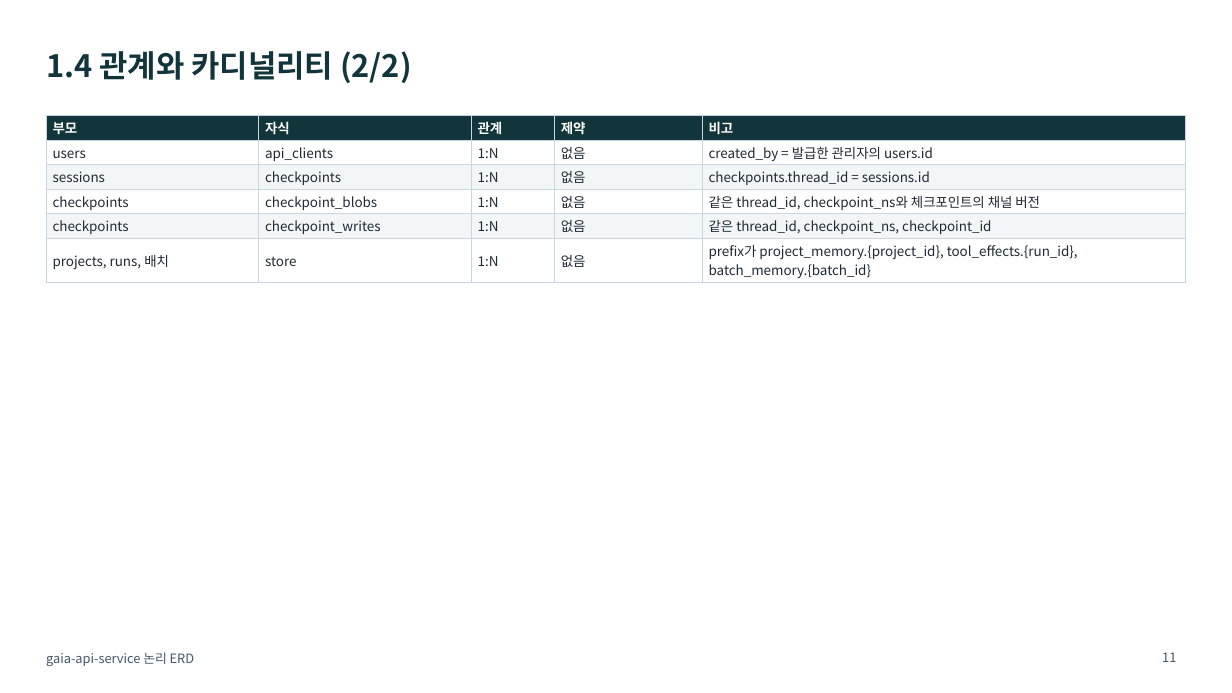
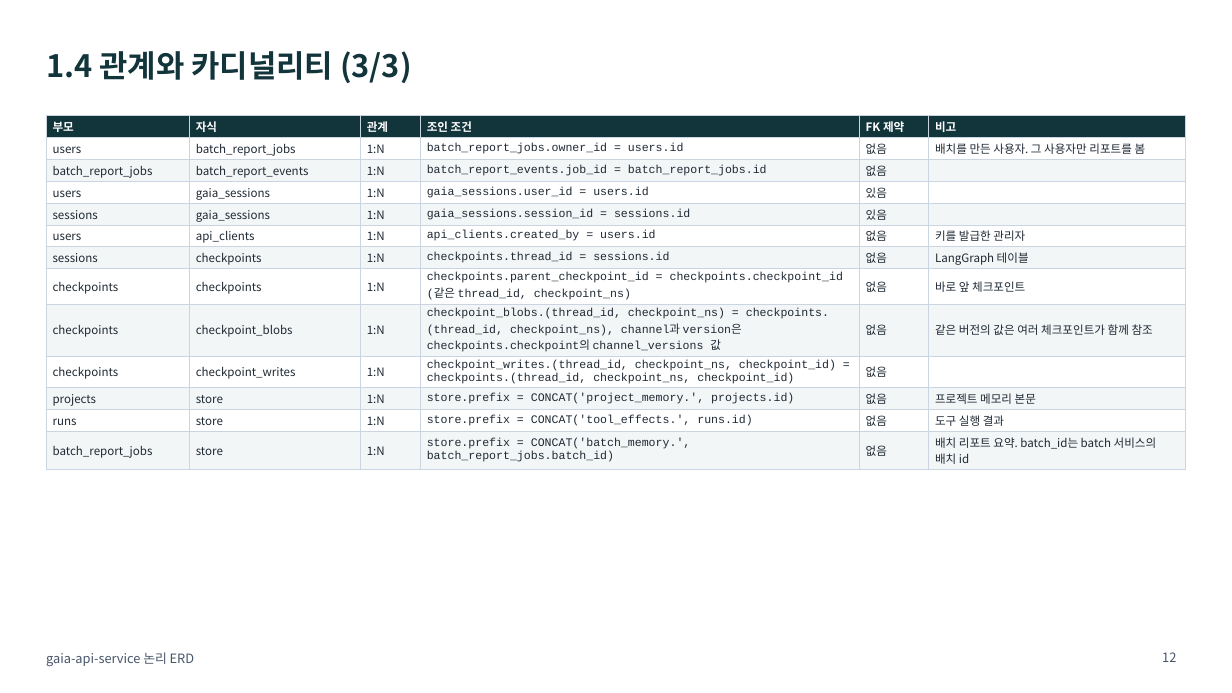
Before and after one commit to KimHwaJin/pr-agentic-service, a slide deck: slide 12 of docs/deliverables/04-erd-logical.pptx (slide 11 before the commit). Drawn at 1232x693 pixels with LibreOffice and Linux fonts; fonts in the diff are those of the drawing. Boxes give left, top, right and bottom in pixels: in the first picture for what was removed or moved away, otherwise in the second. Text is boxed around its words. In the diff, an @@ line names an element or a change of style, - is before the commit and + after.

```diff
--- a/docs/deliverables/04-erd-logical.pptx
+++ b/docs/deliverables/04-erd-logical.pptx
@@ title at (46, 51, 412, 83): text changed @@
-1.4 관계와 카디널리티 (2/2)
+1.4 관계와 카디널리티 (3/3)
@@ table at (46, 116, 1186, 468) @@
-부모 | 자식 | 관계 | 제약 | 비고
-users | api_clients | 1:N | 없음 | created_by = 발급한 관리자의 users.id
-sessions | checkpoints | 1:N | 없음 | checkpoints.thread_id = sessions.id
-checkpoints | checkpoint_blobs | 1:N | 없음 | 같은 thread_id, checkpoint_ns와 체크포인트의 채널 버전
-checkpoints | checkpoint_writes | 1:N | 없음 | 같은 thread_id, checkpoint_ns, checkpoint_id
-projects, runs, 배치 | store | 1:N | 없음 | prefix가 project_memory.{project_id}, tool_effects.{run_id}, batch_memory.{batch_id}
+부모 | 자식 | 관계 | 조인 조건 | FK 제약 | 비고
+users | batch_report_jobs | 1:N | batch_report_jobs.owner_id = users.id | 없음 | 배치를 만든 사용자. 그 사용자만 리포트를 봄
+batch_report_jobs | batch_report_events | 1:N | batch_report_events.job_id = batch_report_jobs.id | 없음 | 
+users | gaia_sessions | 1:N | gaia_sessions.user_id = users.id | 있음 | 
+sessions | gaia_sessions | 1:N | gaia_sessions.session_id = sessions.id | 있음 | 
+users | api_clients | 1:N | api_clients.created_by = users.id | 없음 | 키를 발급한 관리자
+sessions | checkpoints | 1:N | checkpoints.thread_id = sessions.id | 없음 | LangGraph 테이블
+checkpoints | checkpoints | 1:N | checkpoints.parent_checkpoint_id = checkpoints.checkpoint_id (같은 thread_id, checkpoint_ns) | 없음 | 바로 앞 체크포인트
+checkpoints | checkpoint_blobs | 1:N | checkpoint_blobs.(thread_id, checkpoint_ns) = checkpoints.(thread_id, checkpoint_ns), channel과 version은 checkpoints.checkpoint의 channel_versions 값 | 없음 | 같은 버전의 값은 여러 체크포인트가 함께 참조
+checkpoints | checkpoint_writes | 1:N | checkpoint_writes.(thread_id, checkpoint_ns, checkpoint_id) = checkpoints.(thread_id, checkpoint_ns, checkpoint_id) | 없음 | 
+projects | store | 1:N | store.prefix = CONCAT('project_memory.', projects.id) | 없음 | 프로젝트 메모리 본문
+runs | store | 1:N | store.prefix = CONCAT('tool_effects.', runs.id) | 없음 | 도구 실행 결과
+batch_report_jobs | store | 1:N | store.prefix = CONCAT('batch_memory.', batch_report_jobs.batch_id) | 없음 | 배치 리포트 요약. batch_id는 batch 서비스의 배치 id
@@ page number at (1162, 652, 1176, 662): text changed @@
-11
+12
```
Also in this commit, not shown: 3 other slides changed, 2 slides added, 5 other files.
